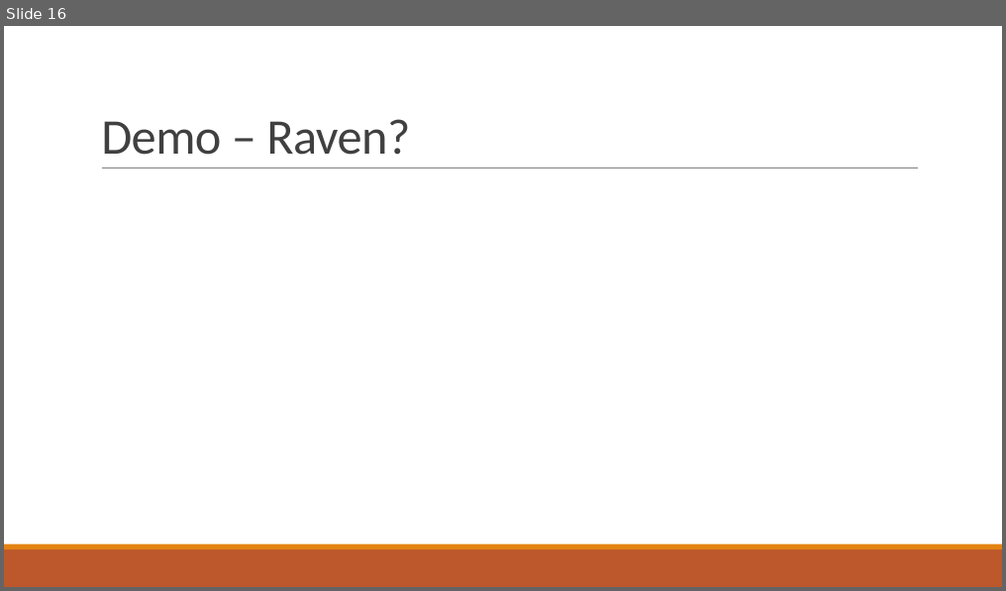
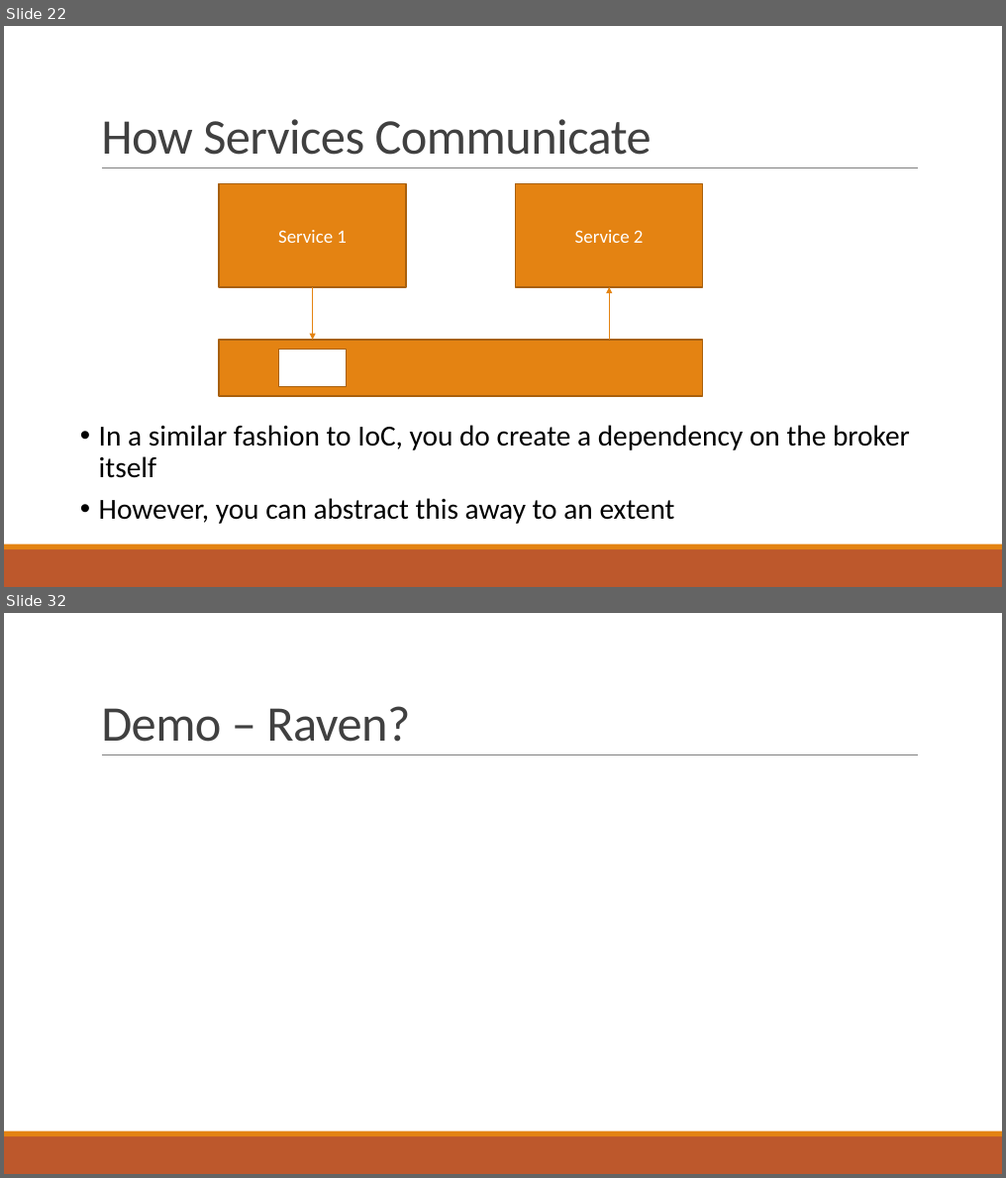
Before and after one commit to pcmichaels/SoftwareArchitectureTalk, a slide deck: Slides/In Search of The Forth Chord.pptx. Shown one above the other, each under a label of ours: slide 16 before the commit, slides 22 and 32 after it; the slides between them are not shown. The pictures are 1006x591 and 1006x1178 pixels, drawn with LibreOffice and Linux fonts; fonts in the diff are those of the drawing. Boxes give left, top, right and bottom in pixels: in the first picture for what was removed or moved away, otherwise in the second. Text is boxed around its words. In the diff, an @@ line names an element or a change of style, - is before the commit and + after.

```diff
--- a/Slides/In Search of The Forth Chord.pptx
+++ b/Slides/In Search of The Forth Chord.pptx
@@ slide 22 added at <box>4,26,1002,587</box>, background #FFFFFF; not listed: 3 template elements that a slide beside it also shows @@
@@ title added at <box>101,119,651,155</box>, 48 pt, text #404040 @@
+How Services Communicate
@@ rectangle added at <box>219,184,406,287</box>, fill #E48312, outline #A9610D 1.25 pt, 18 pt, text #FFFFFF @@
+Service 1
@@ rectangle added at <box>516,184,703,287</box>, fill #E48312, outline #A9610D 1.25 pt, 18 pt, text #FFFFFF @@
+Service 2
@@ arrow added from (313, 287) to (313, 340), #E48312 1 pt @@
@@ arrow added from (610, 340) to (610, 287), #E48312 1 pt @@
@@ rectangle added at <box>219,340,703,396</box>, fill #E48312, outline #A9610D 1.25 pt @@
@@ rectangle added at <box>279,350,347,386</box>, fill #FFFFFF, outline #A9610D 1.25 pt @@
@@ text added at <box>99,425,910,524</box>, 28 pt, text #000000 @@
+• In a similar fashion to IoC, you do create a dependency on the broker itself
+• However, you can abstract this away to an extent
@@ what was slide 16 is now slide 32 @@
```
Also in this commit, not shown: 3 slides changed, 16 other slides added, 1 slide removed.
